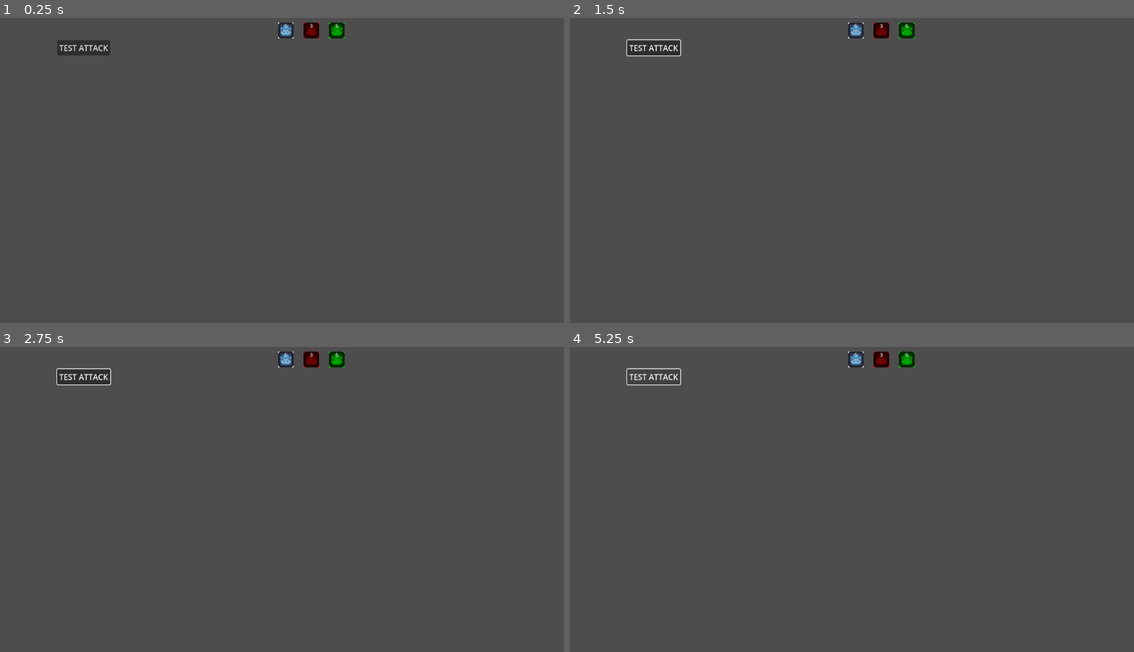
Above: before the commit, frames 1-4 (two rows, left to right).
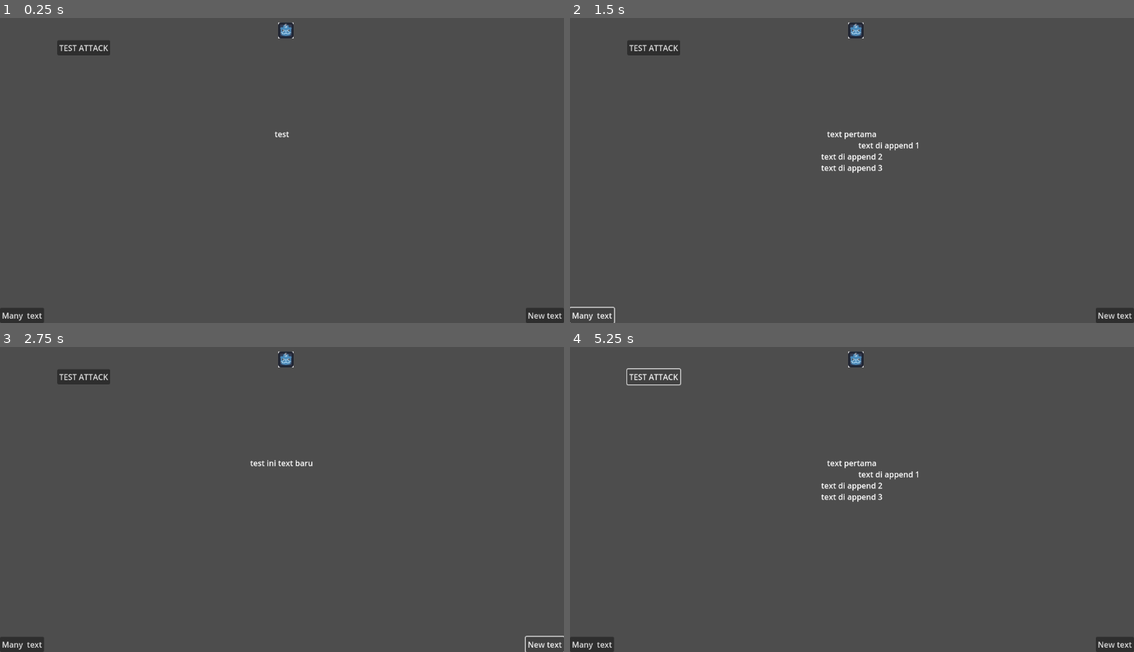
Above: after the commit, the same moments.

Repository: Valonekiil/dw_kinda
Game: Godot game, scene res://test_scene.tscn
Same seed, same stepped clock (60 frames per second), same inputs: the game is played once before the commit and once after it. The project has no main scene, so this scene is started directly. The engine's default icon, where the game draws it, is replaced by a stand-in: a white triangle on a blue panel in a dark square.
Inputs (mouse positions are in pixels of both pictures, inside the frame that each line leads up to):
- Up to frame 1 (0.25 s): no input
- Up to frame 2 (1.5 s): click "TEST ATTACK" at 0.5 s; click (592, 316) at 1.25 s, where only the run after the commit has a clickable "Many text"
- Up to frame 3 (2.75 s): click (547, 645) at 2 s, where only the run after the commit has a clickable "New text"
- Up to frame 4 (5.25 s): click (1117, 645) at 2.75 s, where only the run after the commit has a clickable "New text"; click "TEST ATTACK" at 3.5 s; click (592, 645) at 4.25 s, where only the run after the commit has a clickable "Many text"; click "TEST ATTACK" at 5 s

The runs differ from the first frame. In frame 1, 1.0% of the frame differs, in the area x 0-100%, y 1-100%; in frame 2, 1.3%; in frame 3, 1.0%; in frame 4, 1.4%.

Commit message:
timer + tween kombinasi seng tai pokok e

Diff:
--- a/Scene/battle_scene.tscn
+++ b/Scene/battle_scene.tscn
@@ -162,6 +162,7 @@
 bbcode_enabled = true
 text = "[b]Lorem ipsum dolor sit amet[/b] wkaodoakdaojdwoiajwdmaskdakwjdoajksdjajdkajksdjoaakwod
 akwdoadoakwodaosdokawodkaksdoawkdoaowdaokwkdoadokawdkoakdokawdokaowdkodw awkdokaodkaodwodkadawkawokdoakdokawkdaokdoawkdaowkdkoaowkdko"
+horizontal_alignment = 1
 
 [node name="Close_Btn" type="Button" parent="Turn_Manager/ui/Conf_Manager"]
 layout_mode = 1
@@ -179,6 +180,9 @@
 theme = SubResource("Theme_akgwt")
 text = "skip"
 
+[node name="Timer" type="Timer" parent="Turn_Manager/ui/Conf_Manager"]
+one_shot = true
+
 [node name="P1_Con" type="VBoxContainer" parent="Turn_Manager/ui"]
 offset_left = 30.0
 offset_top = 5.0
@@ -299,6 +303,7 @@
 text = "SAVE ANIM"
 
 [connection signal="pressed" from="Turn_Manager/ui/Conf_Manager/Close_Btn" to="Turn_Manager/ui/Conf_Manager" method="_on_close_btn_pressed"]
+[connection signal="timeout" from="Turn_Manager/ui/Conf_Manager/Timer" to="Turn_Manager/ui/Conf_Manager" method="_on_timer_timeout"]
 [connection signal="pressed" from="Turn_Manager/ui/Btn_Attack" to="Turn_Manager" method="_on_btn_attack_pressed"]
 [connection signal="pressed" from="Turn_Manager/ui/Btn_Defense" to="Turn_Manager" method="_on_btn_defense_pressed"]
 [connection signal="pressed" from="Button" to="." method="_on_button_pressed"]
--- a/Script/Component/Monster_Controller.gd
+++ b/Script/Component/Monster_Controller.gd
@@ -102,8 +102,9 @@
 	print(name + " mulai giliran!")
 	action_point += 2
 	if buff_manager.active_buffs:
+		print("cek_buff")
 		buff_manager.apply_buff_effects(self)
-		await buff_manager.done_apply
+		await buff_manager.done_active
 	if AI:
 		perform_action()
 	else:
@@ -123,8 +124,10 @@
 		if atk_modifiers:
 			var has_buff = atk_modifiers.apply_modifier()  # Coba aktifkan buff
 			if has_buff:
+				print("attack buff")
 				emit_signal("attack_completed", stats.power, atk_modifiers.active_buffs)
 			else :
+				print("attack nt")
 				emit_signal("attack_completed", stats.power, null)
 		else:
 			print("attack polos")
--- a/Script/Resource/buff_data.gd
+++ b/Script/Resource/buff_data.gd
@@ -15,7 +15,6 @@
 @export var insight_changed: int
 @export var speed_changed: int
 @export var element_manipulation: bool
-
 @export var element_changed: Dictionary = {
 	Enums.Element.FIRE: 0,
 	Enums.Element.WATER: 0,
--- a/Script/buff_manager.gd
+++ b/Script/buff_manager.gd
@@ -1,9 +1,18 @@
 extends Node
 class_name Buff_Manager
 
-@export var stats: Stats_Component  # Komponen statistik yang akan dipengaruhi buff/debuff
+var stats: Stats_Source  # Komponen statistik yang akan dipengaruhi buff/debuff
 var active_buffs: Array[Buff_Data] = []  # Daftar buff/debuff aktif
 @export var buff_container: HBoxContainer  # Node untuk menampung TextureRect buff/debuff
+var  conf:Conf_Manager
+
+signal buff_activated(buff:Buff_Data)
+signal done_active
+
+func init(con:HBoxContainer,conf_man:Conf_Manager,stats_sc:Stats_Source):
+	buff_container = con
+	conf = conf_man
+	stats = stats_sc
 
 
 # Fungsi untuk menambahkan buff/debuff
@@ -23,25 +32,32 @@
 
 # Fungsi untuk mengaplikasikan buff/debuff
 func apply_individual_effect(monster: Monster_Controller, buff: Buff_Data):
-	stats.power += buff.power_changed
-	stats.defense += buff.defense_changed
-	stats.speed += buff.speed_changed
-
-	for element in buff.element_changed:
-		apply_element_resistance(element, buff.element_changed[element])
+	if buff.stats_manipulation:
+		print("stats check")
+		stats.power += buff.power_changed
+		stats.guard += buff.defense_changed
+		stats.arcane += buff.arcane_changed
+		stats.insight += buff.insight_changed
+		stats.speed += buff.speed_changed
+	if buff.element_manipulation:
+		print("element check")
+		for element in buff.element_changed:
+			apply_element_resistance(element, buff.element_changed[element])
 
 # Fungsi untuk mengembalikan efek buff/debuff
 func revert_buff(buff: Buff_Data):
 	if buff:
-		# Kembalikan peningkatan/penurunan statistik dasar
-		stats.power -= buff.power_changed
-		stats.defense -= buff.defense_changed
-		stats.speed -= buff.speed_changed
+		if buff.stats_manipulation:
+			stats.power -= buff.power_changed
+			stats.guard -= buff.defense_changed
+			stats.arcane -= buff.arcane_changed
+			stats.insight -= buff.insight_changed
+			stats.speed -= buff.speed_changed
 
-		# Kembalikan peningkatan/penurunan resistensi elemen
-		for element in buff.element_changed:
-			var amount = buff.element_changed[element]
-			apply_element_resistance(element, -amount)  # Balikkan efeknya
+		if buff.element_manipulation:
+			for element in buff.element_changed:
+				var amount = buff.element_changed[element]
+				apply_element_resistance(element, -amount)  # Balikkan efeknya
 
 		print("Buff/debuff dikembalikan: ", buff.buff_name)
 
@@ -79,11 +95,11 @@
 	var buffs_to_remove = []
 
 	for buff in active_buffs:
+		print("buff_activated:" + buff.buff_name)
 		apply_individual_effect(monster, buff)
-
-		emit_signal("buff_applied", buff)
-		await self.conf_buff_closed
-
+		emit_signal("buff_activated", buff)
+		await conf.btn.pressed
+		print("buff effect conf closed")
 		buff.duration -= 1
 		if buff.duration <= 0:
 			buffs_to_remove.append(buff)
@@ -91,7 +107,7 @@
 	for buff in buffs_to_remove:
 		remove_buff(buff)
 
-	emit_signal("done_apply")
+	emit_signal("done_active")
 
 # Fungsi untuk membuat UI buff/debuff
 func create_buff_ui(buff: Buff_Data):
--- a/Script/turn_manager.gd
+++ b/Script/turn_manager.gd
@@ -24,9 +24,11 @@
 func init():
 	monster_1.init()
 	monster_2.init()
-	monster_1.buff_manager.buff_container = buff_con1
-	monster_2.buff_manager.buff_container = buff_con2
-	monster_1.apply_animation(false)
+	monster_1.buff_manager.init(buff_con1,conf,monster_1.stats)
+	monster_1.buff_manager.buff_activated.connect(conf.Buff_Activated)
+	monster_2.buff_manager.init(buff_con2,conf,monster_2.stats)
+	monster_2.buff_manager.buff_activated.connect(conf.Buff_Activated)
+	monster_1.apply_animation(false) #karena_bukan_enemy
 	monster_2.apply_animation(true)
 	monster_1.attack_completed.connect(_on_attack_completed.bind(monster_2))
 	monster_1.defense_completed.connect(_on_defense_completed)
@@ -77,6 +79,7 @@
 	await conf.btn.pressed
 	if target.is_defense:
 		temp_def = true
+	print("target take damage")
 	target.take_damage(damage)
 	if temp_def:
 		conf.Monster_Defensed_Damage(target,damage-target.stats.guard)
--- a/UI/Confirmation/conf_pop_manager.gd
+++ b/UI/Confirmation/conf_pop_manager.gd
@@ -5,6 +5,7 @@
 @onready var context = $RichTextLabel
 @onready var btn = $Close_Btn
 var tween: Tween
+var twin: Tween
 
 func _ready() -> void:
 	print(context)
@@ -18,6 +19,7 @@
 	context.visible = true
 	context.visible_ratio = 0
 	tween = create_tween()
+	print("tween1")
 	tween.connect("finished", self.on_tween_finished)
 	tween.tween_property(context, "visible_ratio", 1, 0.5).set_trans(Tween.TRANS_LINEAR).set_ease(Tween.EASE_IN_OUT)
 	tween.play()
@@ -43,11 +45,83 @@
 	Animate_Conf()
 func Monster_Buffed(buff:Buff_Data,cur:Monster_Controller):
 	if buff.is_debuff:
-		context.text = "[b]"+cur.monster.name+"[/b] menerima debuff "+ buff.buff_name
+		context.text = "[b]"+cur.monster.name+"[/b] menerima [color=red]debuff "+ buff.buff_name +"[/color]"
 	else :
-		context.text = "[b]"+cur.monster.name+"[/b] menerima buff "+ buff.buff_name
+		context.text = "[b]"+cur.monster.name+"[/b] menerima [color=green]buff "+ buff.buff_name +"[/color]"
 	Animate_Conf()
+
+func Buff_Activated(buff:Buff_Data):
+	var count:int = 1
+	context.text = "[center][b]"+ buff.buff_name + " aktif[/b][/center]"
+	if buff.stun:
+		count += 1
+		context.append_text("[left] Monster terkena stun [/left]")
+	if buff.damage:
+		count += 1
+		context.append_text("[left] Monster terkena damage sebesar " + str(buff.damage)  + "[/left]")
+	if buff.heal:
+		count += 1
+		context.append_text("[left] HP Monster pulih sebesar " + str(buff.heal)  + "[/left]")
+	if buff.stats_manipulation:
+		var stats = {
+			"Power": buff.power_changed,
+			"Defense": buff.defense_changed,
+			"Arcane": buff.arcane_changed,
+			"Insight": buff.insight_changed,
+			"Speed": buff.speed_changed
+		}
+		print("confirm_stat_manipulation")
+		for stat in stats:
+			var value = stats[stat]
+			if value != 0:
+				if value > 0:
+					count += 1
+					context.append_text("[left] %s monster meningkat sebesar %d [/left]" % [stat, value])
+				else:
+					count += 1
+					context.append_text("[left] %s monster berkurang sebesar %d [/left]" % [stat, abs(value)])
+	if buff.element_manipulation:
+		var element_names = {
+			Enums.Element.FIRE: "Fire",
+			Enums.Element.WATER: "Water",
+			Enums.Element.EARTH: "Earth",
+			Enums.Element.NATURE: "Nature",
+			Enums.Element.WIND: "Wind",
+			Enums.Element.LIGHTNING: "Lightning",
+			Enums.Element.ICE: "Ice",
+			Enums.Element.METAL: "Metal",
+			Enums.Element.LIGHT: "Light",
+			Enums.Element.DARK: "Dark",
+			Enums.Element.CHAOS: "Chaos",
+			Enums.Element.MYSTICAL: "Mystical"
+		}
+		print("confirm_element_manipulation")
+		for element in buff.element_changed:
+			var value = buff.element_changed[element]
+			if value != 0:
+				var element_name = element_names.get(element, "Unknown")
+				if value > 0:
+					count += 1
+					context.append_text("[left]affinity %s monster meningkat sebesar %d [/left]" % [element_name, value])
+				else:
+					count += 1
+					context.append_text("[left]affinity %s monster berkurang sebesar %d [/left]" % [element_name, abs(value)])
+	box.visible = true
+	context.visible = true
+	context.visible_ratio = 0
+	print("buff ui " + buff.buff_name + " dengan efek: " + str(count))
+	twin = create_tween()
+	twin.connect("finished", self.on_tween_finished)
+	print("tween2")
+	twin.tween_property(context, "visible_ratio", 1, 0.7*count).set_trans(Tween.TRANS_LINEAR).set_ease(Tween.EASE_IN_OUT)
+	twin.play()
+
 func _on_close_btn_pressed() -> void:
+	print("button pressed")
 	box.visible = false
 	btn.visible = false
 	context.visible = false
+
+
+func _on_timer_timeout() -> void:
+	btn.emit_signal("pressed")
--- a/test_scene.gd
+++ b/test_scene.gd
@@ -34,3 +34,13 @@
 
 func _on_button_pressed() -> void:
 	pass # Replace with function body.
+
+
+func _on_btn_2_pressed() -> void:
+	$RichTextLabel.text = "test ini text baru"
+
+func _on_btn_1_pressed() -> void:
+	$RichTextLabel.text = "[center]text pertama[/center]\n"
+	$RichTextLabel.append_text("[right]text di append 1[/right]\n")
+	$RichTextLabel.append_text("text di append 2\n")
+	$RichTextLabel.append_text("text di append 3\n")
--- a/test_scene.tscn
+++ b/test_scene.tscn
@@ -76,9 +76,7 @@
 [node name="Stats_Component" parent="." instance=ExtResource("3_7cbxl")]
 stats_source = ExtResource("4_7cbxl")
 
-[node name="Buff_Manager" parent="." node_paths=PackedStringArray("stats", "buff_container") instance=ExtResource("2_coq8p")]
-stats = NodePath("../Stats_Component")
-buff_container = NodePath("../Control/ui/con")
+[node name="Buff_Manager" parent="." instance=ExtResource("2_coq8p")]
 
 [node name="Control" type="Control" parent="."]
 layout_mode = 3
@@ -171,4 +169,43 @@
 offset_bottom = 101.0
 text = "TEST ATTACK"
 
+[node name="btn1" type="Button" parent="."]
+anchors_preset = 2
+anchor_top = 1.0
+anchor_bottom = 1.0
+offset_top = -31.0
+offset_right = 90.0
+grow_vertical = 0
+text = "Many  text"
+
+[node name="btn2" type="Button" parent="."]
+anchors_preset = 3
+anchor_left = 1.0
+anchor_top = 1.0
+anchor_right = 1.0
+anchor_bottom = 1.0
+offset_left = -78.0
+offset_top = -31.0
+grow_horizontal = 0
+grow_vertical = 0
+text = "New text"
+
+[node name="RichTextLabel" type="RichTextLabel" parent="."]
+anchors_preset = 8
+anchor_left = 0.5
+anchor_top = 0.5
+anchor_right = 0.5
+anchor_bottom = 0.5
+offset_left = -139.0
+offset_top = -74.0
+offset_right = 139.0
+offset_bottom = 74.0
+grow_horizontal = 2
+grow_vertical = 2
+bbcode_enabled = true
+text = "test"
+horizontal_alignment = 1
+
 [connection signal="pressed" from="Button" to="." method="_on_button_pressed"]
+[connection signal="pressed" from="btn1" to="." method="_on_btn_1_pressed"]
+[connection signal="pressed" from="btn2" to="." method="_on_btn_2_pressed"]
